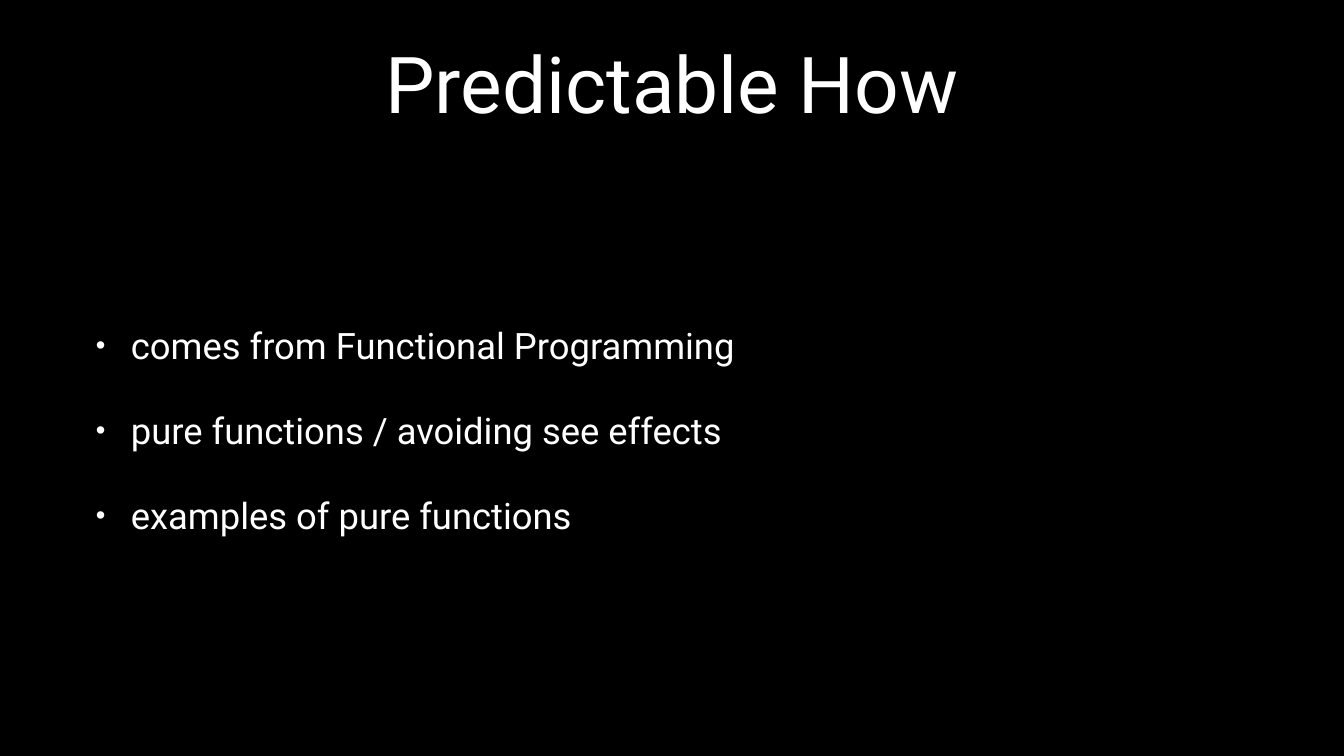
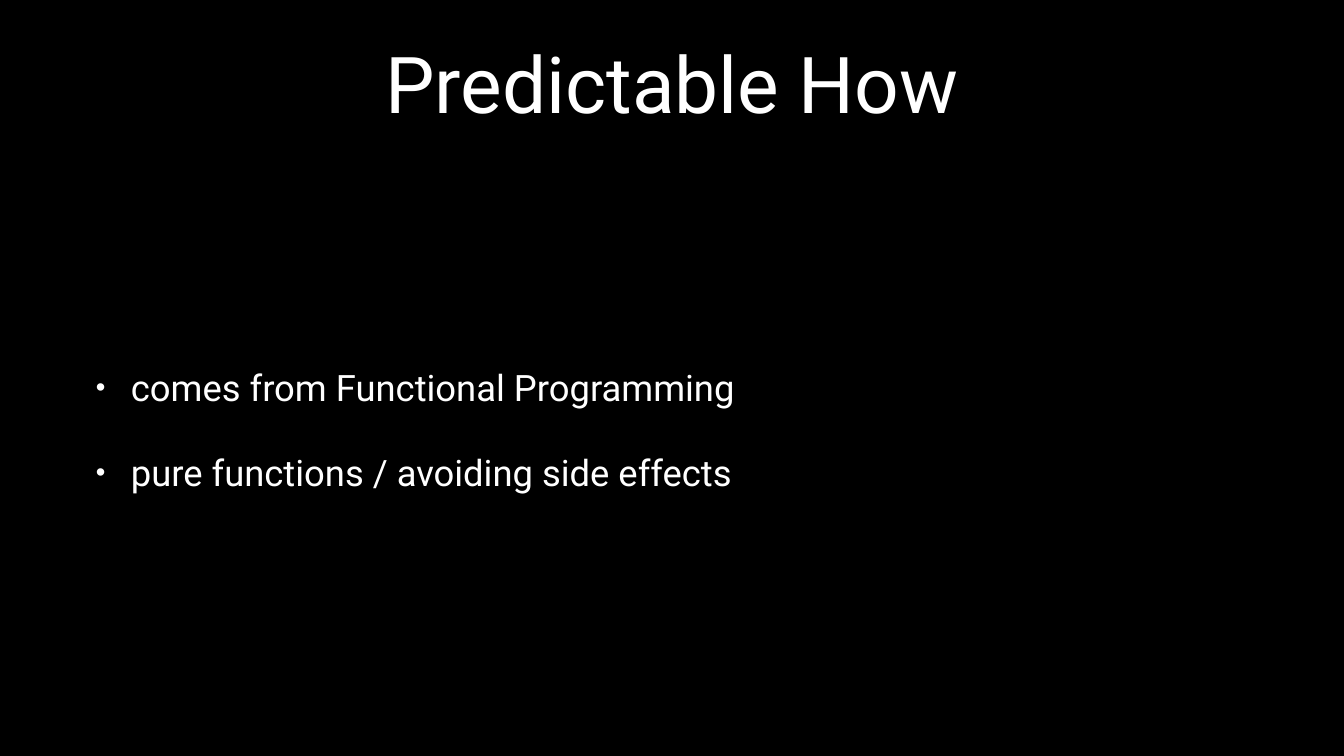
Before and after one commit to JesterXL/redux-ngredux-sagas-angular-presentation, a slide deck: slide 8 of redux-preso-nationjs-9.16.2016.pptx. Drawn at 1344x756 pixels with LibreOffice and Linux fonts; fonts in the diff are those of the drawing. Boxes give left, top, right and bottom in pixels: in the first picture for what was removed or moved away, otherwise in the second. Text is boxed around its words. In the diff, an @@ line names an element or a change of style, - is before the commit and + after.

```diff
--- a/redux-preso-nationjs-9.16.2016.pptx
+++ b/redux-preso-nationjs-9.16.2016.pptx
@@ text at [131, 458, 731, 494]: text changed @@
-• pure functions / avoiding see effects
-• examples of pure functions
+• pure functions / avoiding side effects
```
Also in this commit, not shown: 12 other slides changed, 7 slides added, 14 slides removed, 2 other files.
